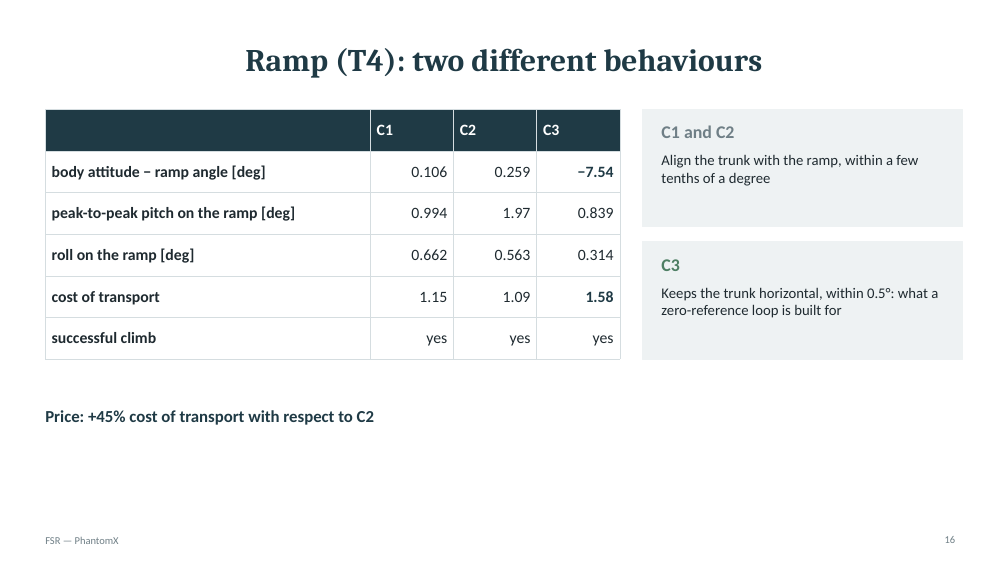
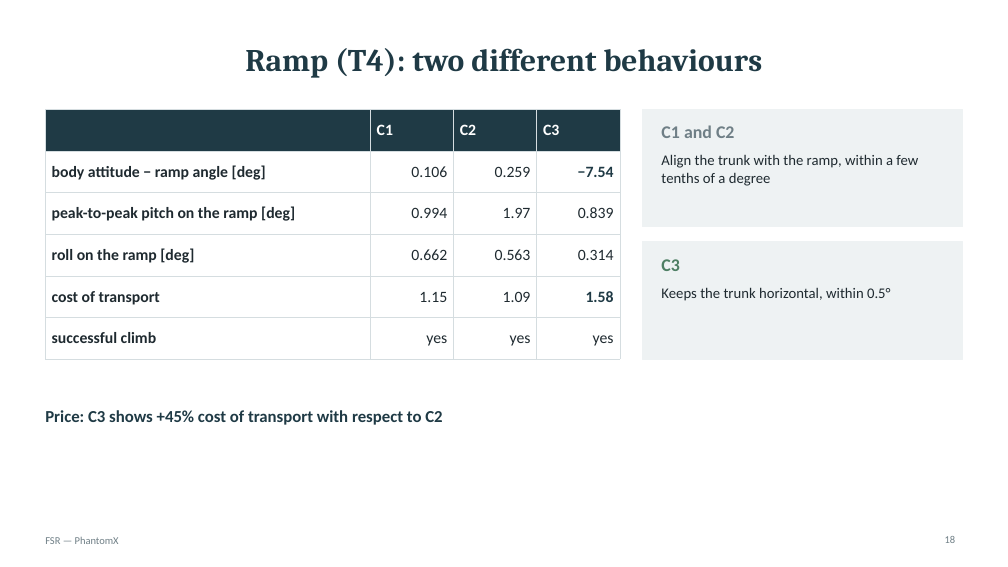
Before and after one commit to eroscribello/FSR, a slide deck: slide 18 of presentazione/FSR_phantomx_presentation.pptx (slide 16 before the commit). Drawn at 1008x567 pixels with LibreOffice and Linux fonts; fonts in the diff are those of the drawing. Boxes give left, top, right and bottom in pixels: in the first picture for what was removed or moved away, otherwise in the second. Text is boxed around its words. In the diff, an @@ line names an element or a change of style, - is before the commit and + after.

```diff
--- a/presentazione/FSR_phantomx_presentation.pptx
+++ b/presentazione/FSR_phantomx_presentation.pptx
@@ text at bbox=[661, 287, 891, 301]: text changed @@
-Keeps the trunk horizontal, within 0.5°: what a zero-reference loop is built for
+Keeps the trunk horizontal, within 0.5°
@@ text at bbox=[45, 410, 442, 425]: text changed @@
-Price: +45% cost of transport with respect to C2
+Price: C3 shows +45% cost of transport with respect to C2
```
Also in this commit, not shown: 24 other slides changed, 4 slides added, 2 slides removed, 3 other files.
